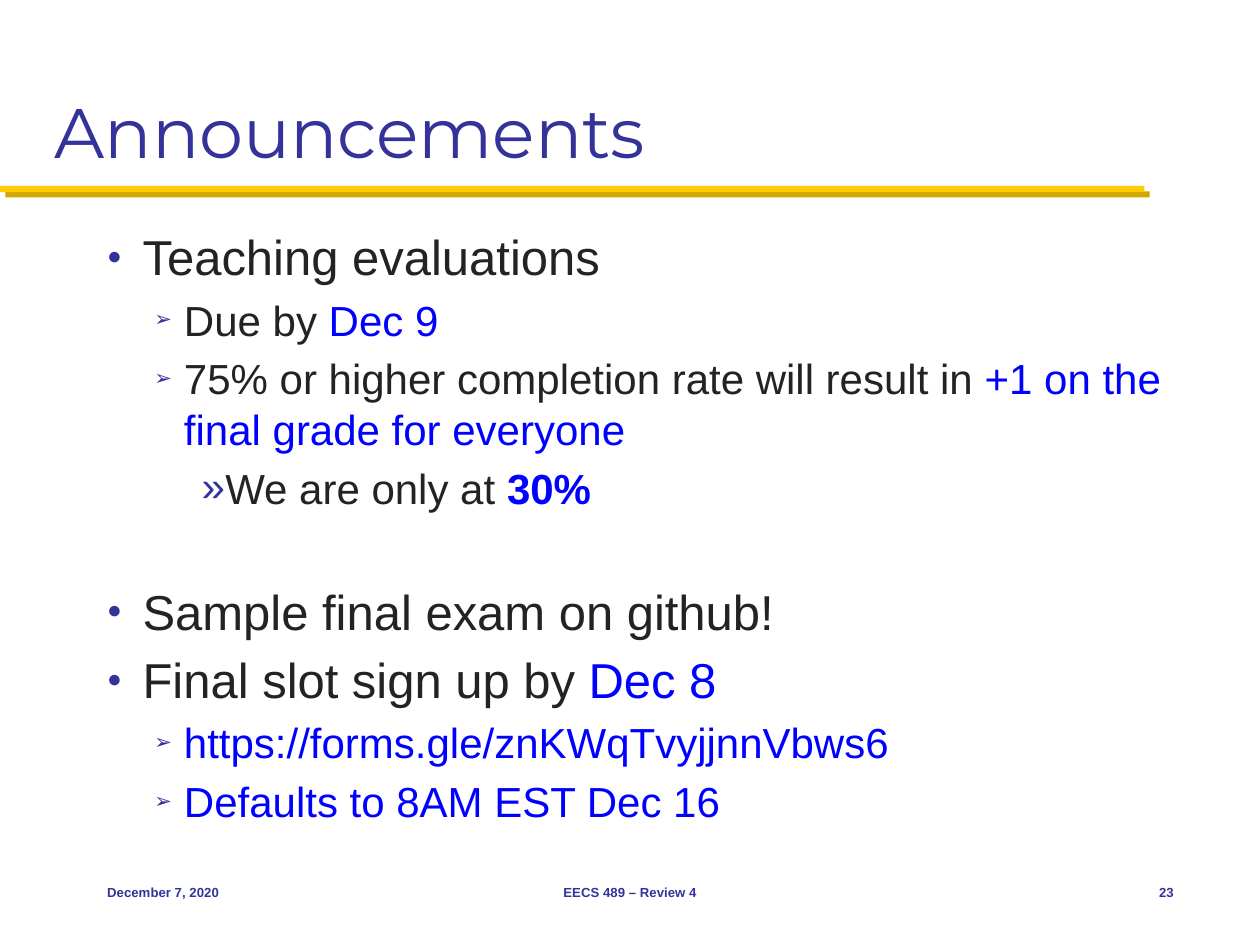
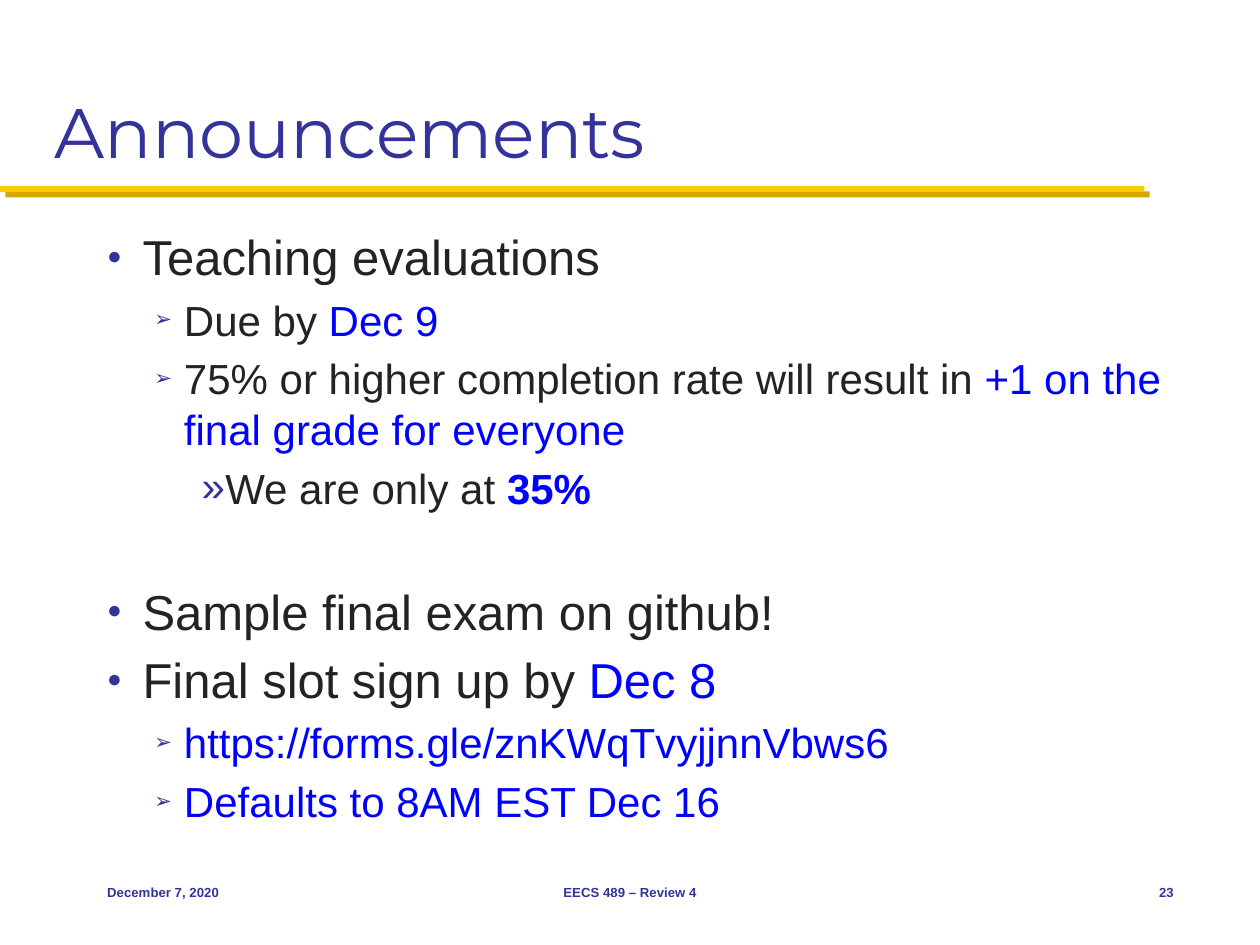
Before and after one commit to mosharaf/eecs489, a slide deck: slide 23 of Slides/120720.pptx. Drawn at 1260x945 pixels with LibreOffice and Linux fonts; fonts in the diff are those of the drawing. Boxes give left, top, right and bottom in pixels: in the first picture for what was removed or moved away, otherwise in the second. Text is boxed around its words. In the diff, an @@ line names an element or a change of style, - is before the commit and + after.

Commit message:
Tweaks

```diff
--- a/Slides/120720.pptx
+++ b/Slides/120720.pptx
@@ text at (202, 473, 591, 512): text changed @@
-    » We are only at 30%
+    » We are only at 35%
```
